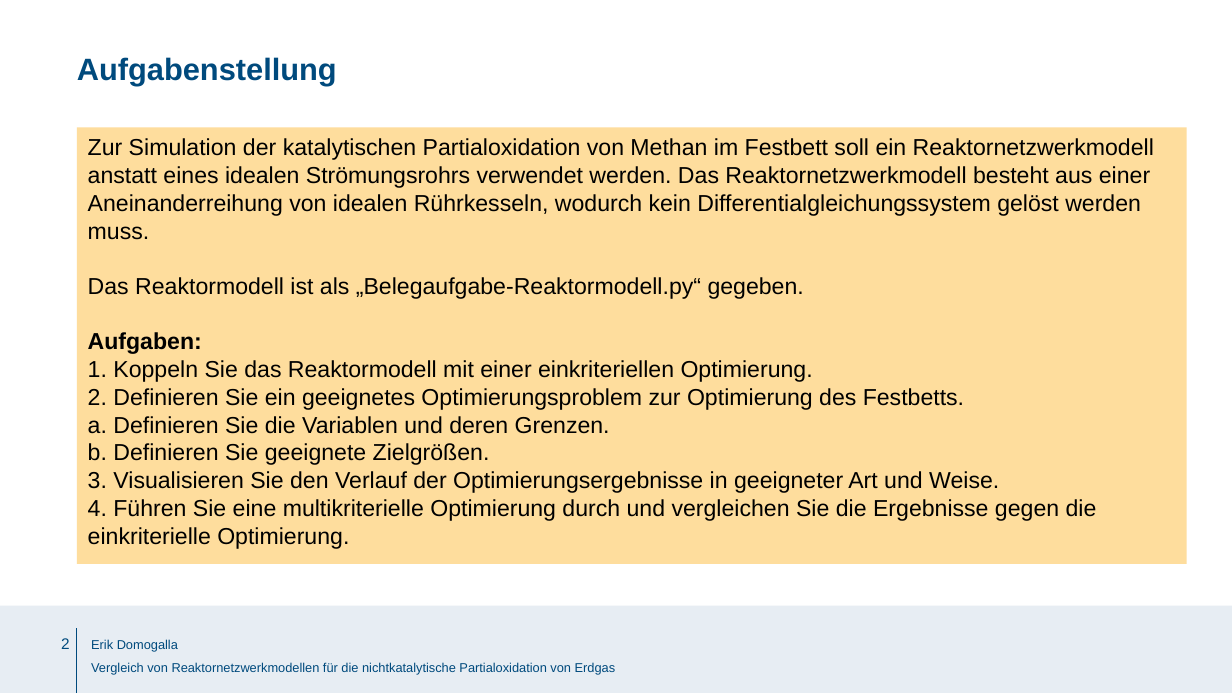
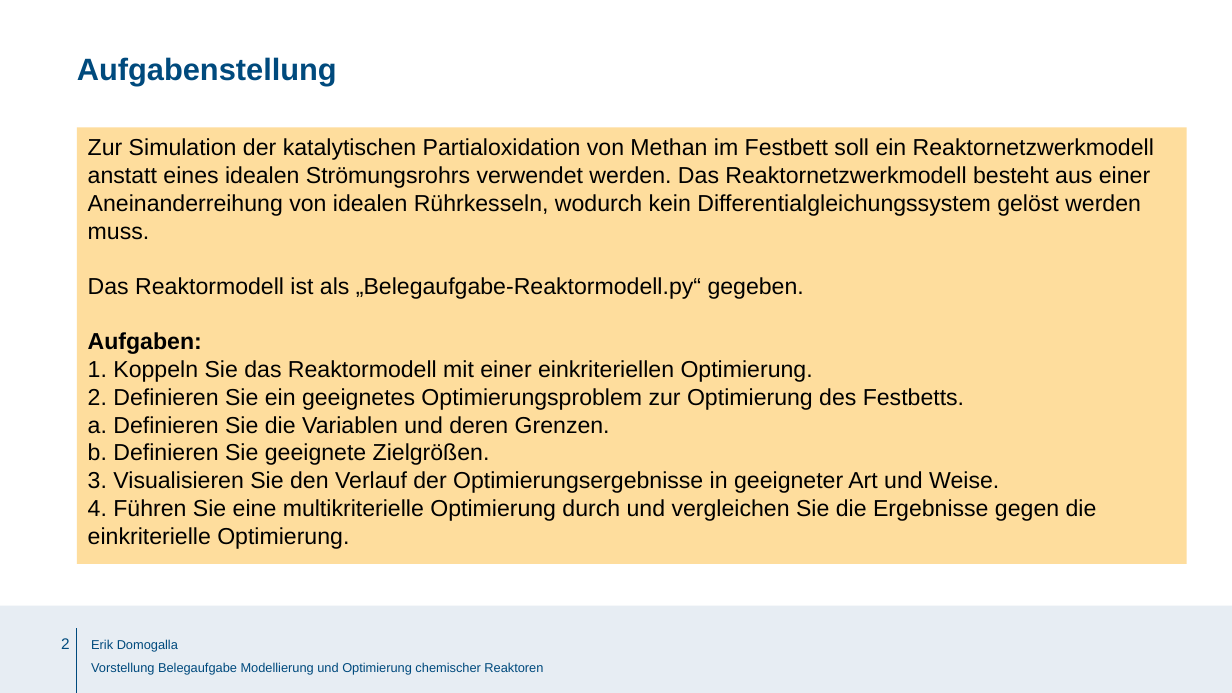
Before and after one commit to erikyx0/Beleg-Modellierung-und-Optimierung-chemischer-Reaktoren, a slide deck: slide 2 of Belegaufgabe/Präsentation/Präsentation.pptx. Drawn at 1232x693 pixels with LibreOffice and Linux fonts; fonts in the diff are those of the drawing; background and template pictures are left out. Boxes give left, top, right and bottom in pixels: in the first picture for what was removed or moved away, otherwise in the second. Text is boxed around its words. In the diff, an @@ line names an element or a change of style, - is before the commit and + after.

```diff
--- a/Belegaufgabe/Präsentation/Präsentation.pptx
+++ b/Belegaufgabe/Präsentation/Präsentation.pptx
@@ text at [91,662,543,675]: text changed @@
-Vergleich von Reaktornetzwerkmodellen für die nichtkatalytische Partialoxidation von Erdgas
+Vorstellung Belegaufgabe Modellierung und Optimierung chemischer Reaktoren
```
Also in this commit, not shown: 5 other slides changed, 1 slide added, 1 slide removed.
